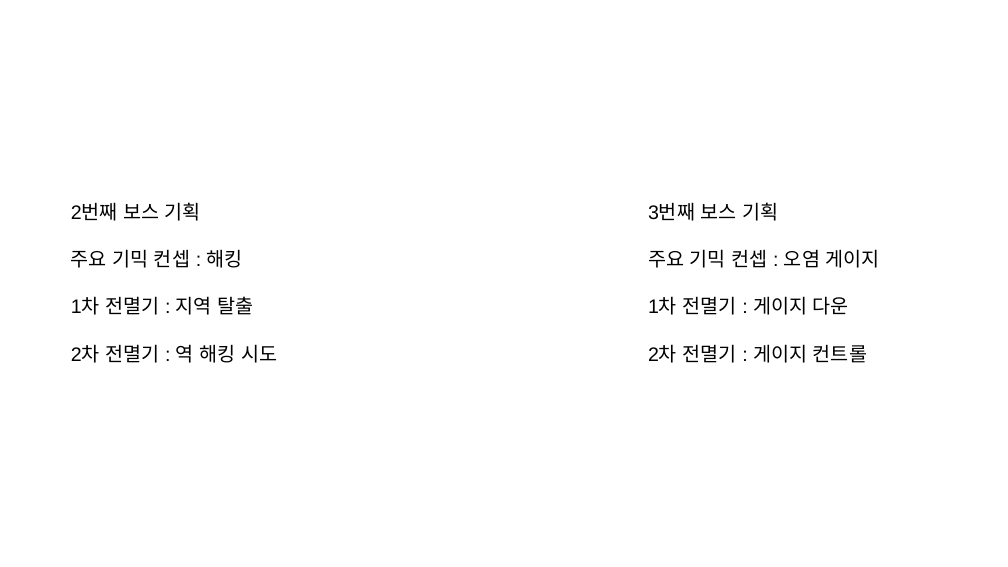
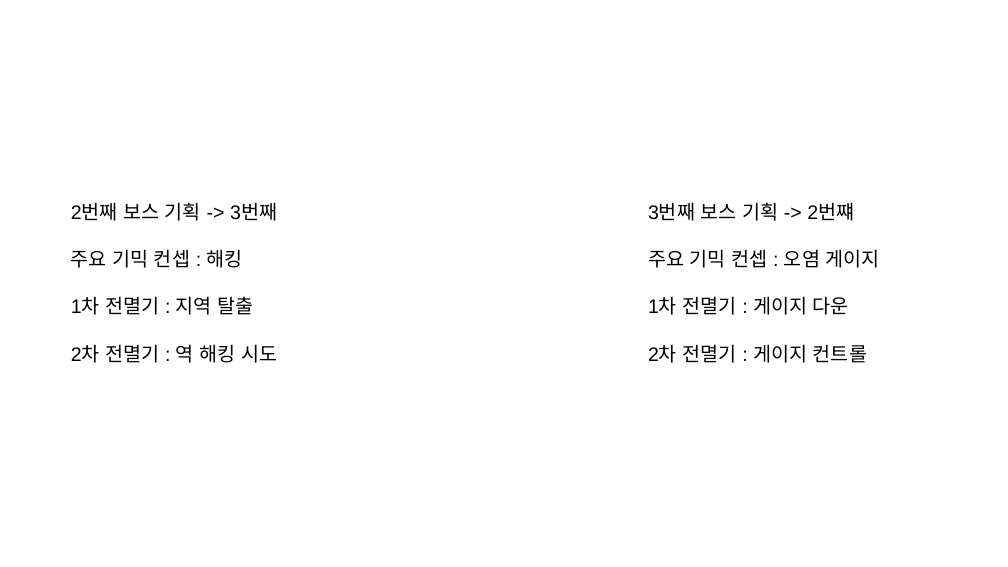
Before and after one commit to haein0303/AlgaeEater, a slide deck: slide 1 of Document/보스 기획서.pptx. Drawn at 1008x567 pixels with LibreOffice and Linux fonts; fonts in the diff are those of the drawing. Boxes give left, top, right and bottom in pixels: in the first picture for what was removed or moved away, otherwise in the second. Text is boxed around its words. In the diff, an @@ line names an element or a change of style, - is before the commit and + after.

```diff
--- a/Document/보스 기획서.pptx
+++ b/Document/보스 기획서.pptx
@@ text at bbox=[71, 202, 277, 221]: text changed @@
-2번째 보스 기획
+2번째 보스 기획 -> 3번째
@@ text at bbox=[648, 202, 854, 221]: text changed @@
-3번째 보스 기획
+3번째 보스 기획 -> 2번쨰
```
Also in this commit, not shown: 2 other files.
